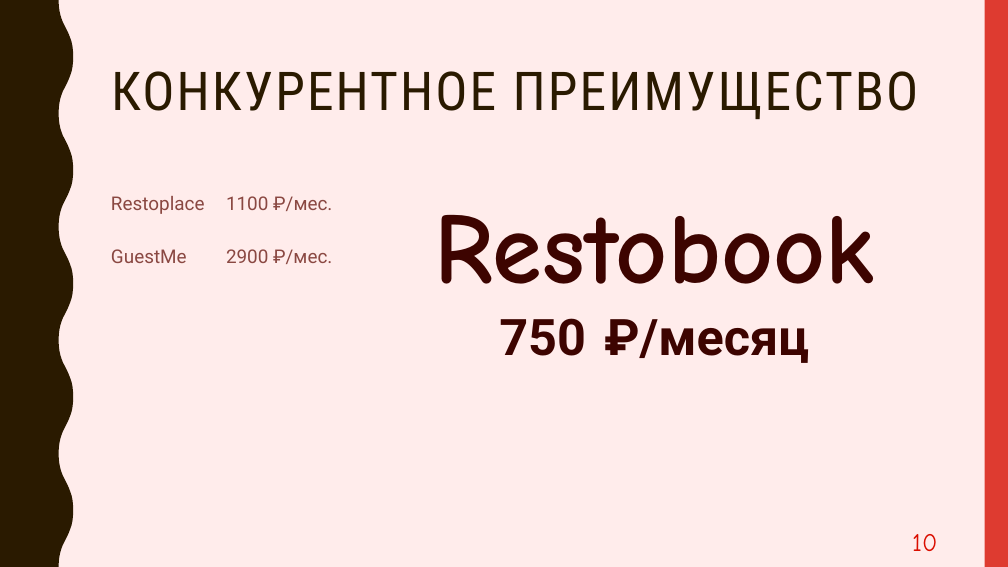
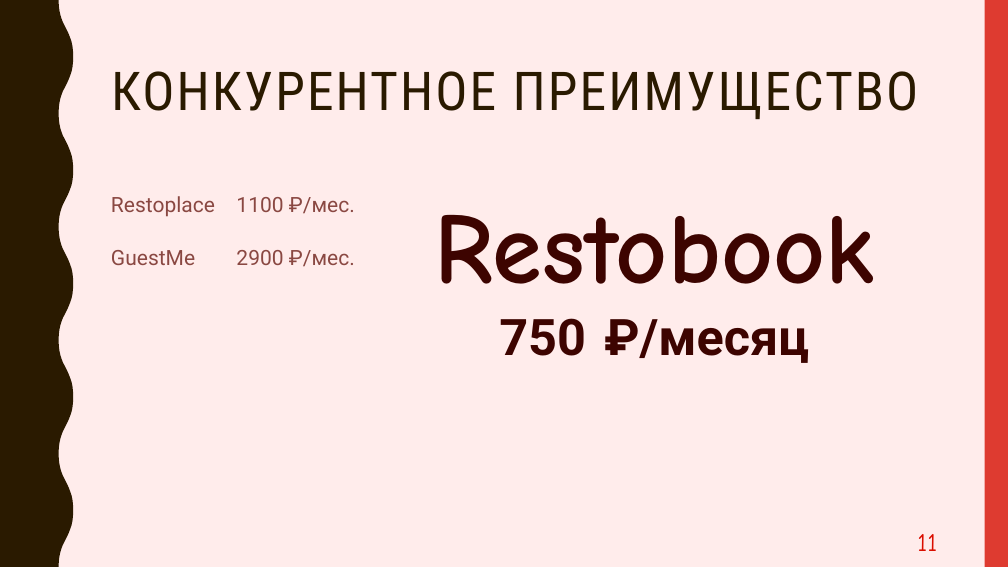
Before and after one commit to PavelPutin/restobook, a slide deck: slide 11 of presentation (product)/Restobook.pptx (slide 10 before the commit). Drawn at 1008x567 pixels with LibreOffice and Linux fonts; fonts in the diff are those of the drawing. Boxes give left, top, right and bottom in pixels: in the first picture for what was removed or moved away, otherwise in the second. Text is boxed around its words. In the diff, an @@ line names an element or a change of style, - is before the commit and + after.

```diff
--- a/presentation (product)/Restobook.pptx
+++ b/presentation (product)/Restobook.pptx
@@ table at box(104, 189, 945, 414) @@
@@ size 18 to 20 pt in "Restoplace", "1100 ₽/мес.", "GuestMe", "2900 ₽/мес." @@
@@ page number at box(917, 534, 937, 551): text changed @@
-10
+11
```
Also in this commit, not shown: 2 other slides changed, 1 slide added, 5 other files.
